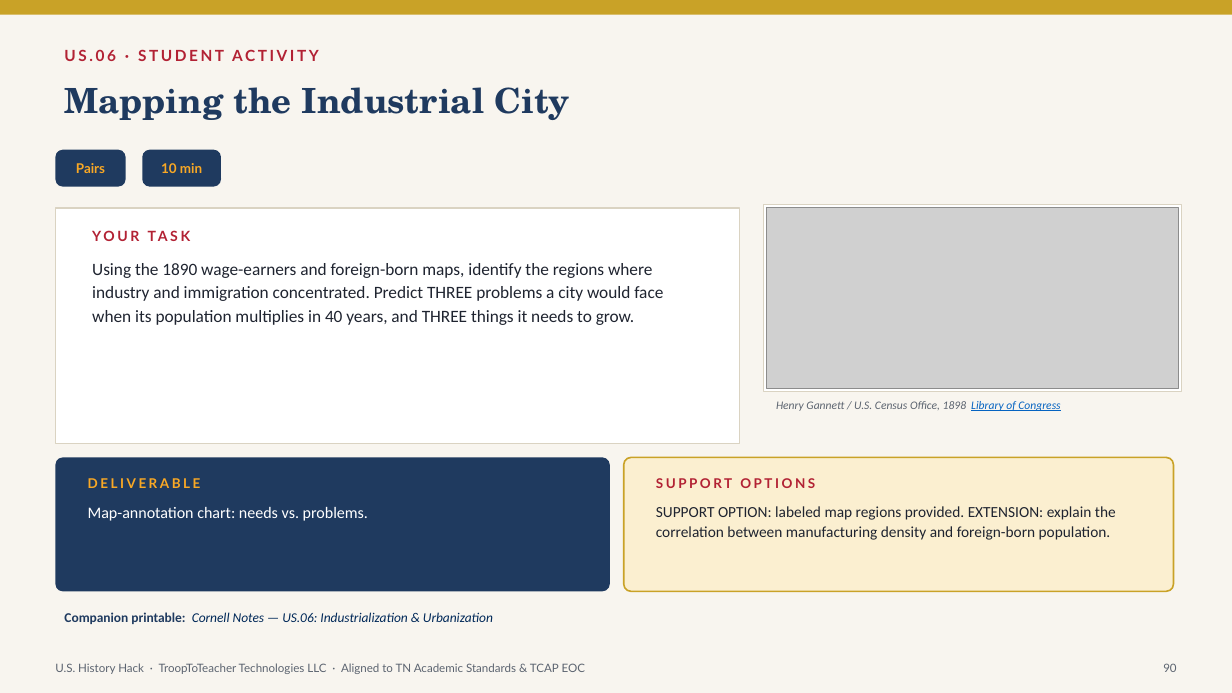
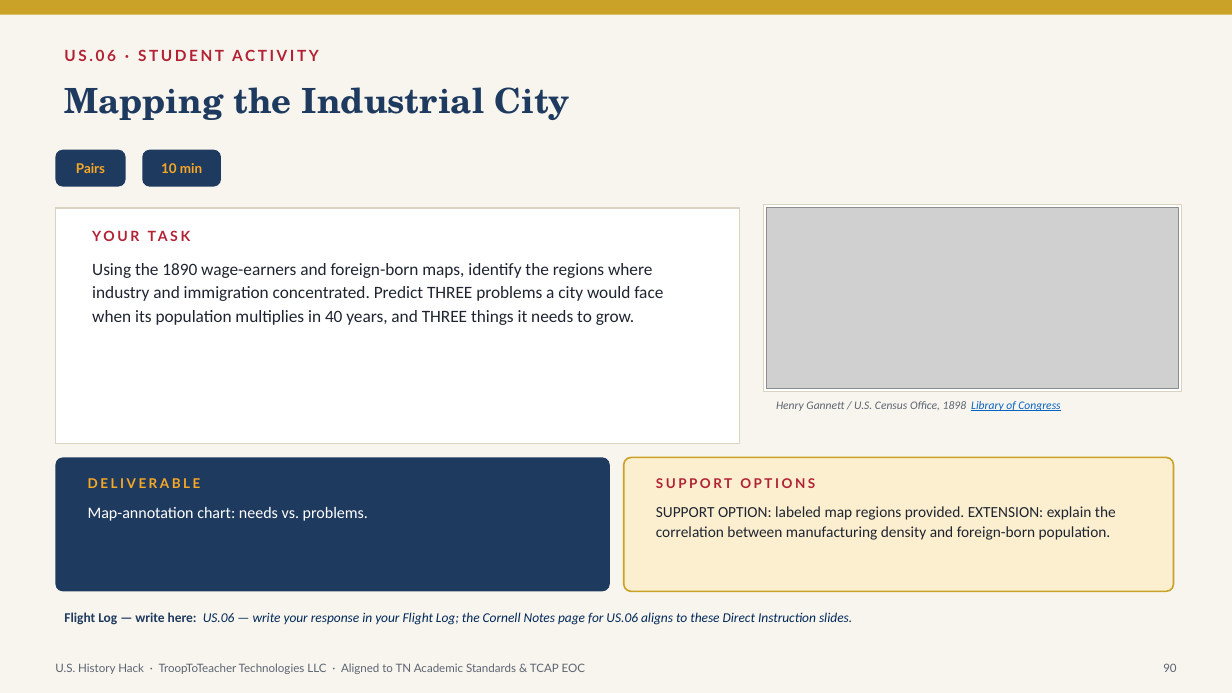
Before and after one commit to Trooptoteacher/trooptoteacher-history, a slide deck: slide 90 of HistoryHack_Platinum/deliverables_unit1/Unit1_Teacher_Deck_America250.pptx. Drawn at 1232x693 pixels with LibreOffice and Linux fonts; fonts in the diff are those of the drawing; grey boxes stand for pictures. Boxes give left, top, right and bottom in pixels: in the first picture for what was removed or moved away, otherwise in the second. Text is boxed around its words. In the diff, an @@ line names an element or a change of style, - is before the commit and + after.

```diff
--- a/HistoryHack_Platinum/deliverables_unit1/Unit1_Teacher_Deck_America250.pptx
+++ b/HistoryHack_Platinum/deliverables_unit1/Unit1_Teacher_Deck_America250.pptx
@@ text at bbox=[64, 612, 852, 625]: text changed @@
-Companion printable: Cornell Notes — US.06: Industrialization & Urbanization
+Flight Log — write here: US.06 — write your response in your Flight Log; the Cornell Notes page for US.06 aligns to these Direct Instruction slides.
```
Also in this commit, not shown: 13 other slides changed, 1 other file.
